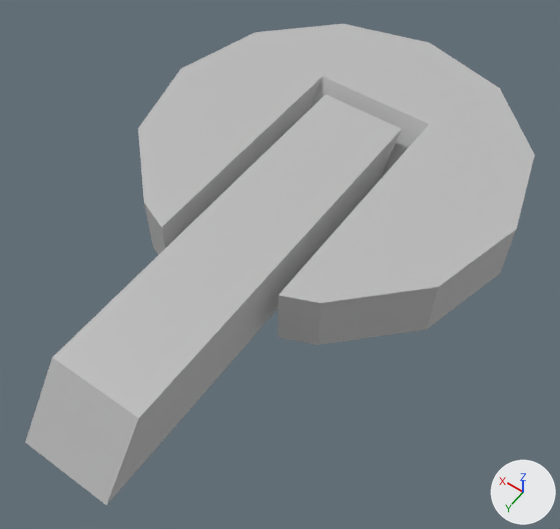
The FBX model Assets/Models/Big_Gun_Icon.fbx: old version first, new version second.
Camera for both pictures: a camera (50 mm lens) standing at (-0.00441, 0.00608, 0.00862) and looking at (-0.00032, 0.00036, -0.00037). Arrows for +X, +Y and +Z are at lower right; the lights stay in place. Where no turn or scale is listed for an object, it has been applied to the vertices.

Objects in the first picture: 'barrel', 'big_icon_disc'.
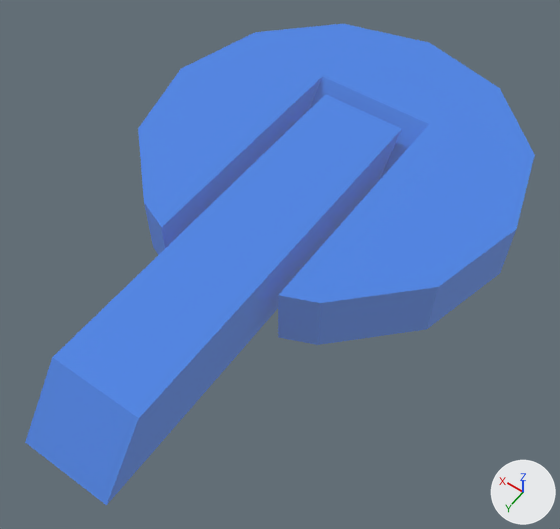
Where the newer file only moved an object's origin or applied its transform, the numbers keep the older frame.

Boxes (x1, y1, x2, y2) around the edits, measured in the pictures (560 x 529 px):
'big_icon_disc', recoloured (grey to blue)
    both: (138, 24, 535, 345)
'barrel', recoloured (grey to blue)
    both: (25, 94, 401, 505)

The change, as a diff of the scene's bpy script:
```diff
--- a/Assets/Models/Big_Gun_Icon.fbx.py
+++ b/Assets/Models/Big_Gun_Icon.fbx.py
@@ mat_blinn1 @@
+mat_blinn1 = principled_material('blinn1')
+mat_blinn1.base_color = (0.0, 0.159, 0.71)  # blue #006fdb
+mat_blinn1.roughness = 0.809
+mat_blinn1.emission_color = (0.0649, 0.0649, 0.0649)  # dark grey #484848
+mat_blinn1.emission_strength = 1.0
@@ me_mesh @@
 me_mesh.from_pydata(...)  # 56 vertices, 43 faces; spans x -0.003..0.003, y -0.00447..0.00134, z -0.0005..0.0005
-me_mesh.materials.append(mat_lambert1)  # grey #bcbcbc
+me_mesh.materials.append(mat_blinn1)  # blue #006fdb
@@ me_mesh_001 @@
 me_mesh_001.from_pydata(...)  # 8 vertices, 6 faces; spans x -0.0014..0.0, y 0.0..0.00679, z -0.001..0.0
-me_mesh_001.materials.append(mat_lambert1)  # grey #bcbcbc
+me_mesh_001.materials.append(mat_blinn1)  # blue #006fdb
```
